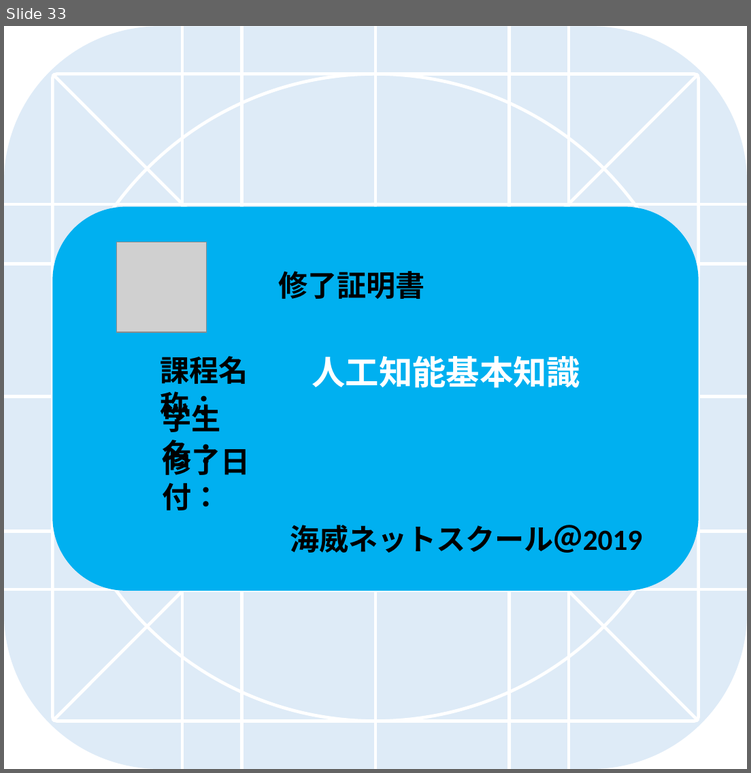
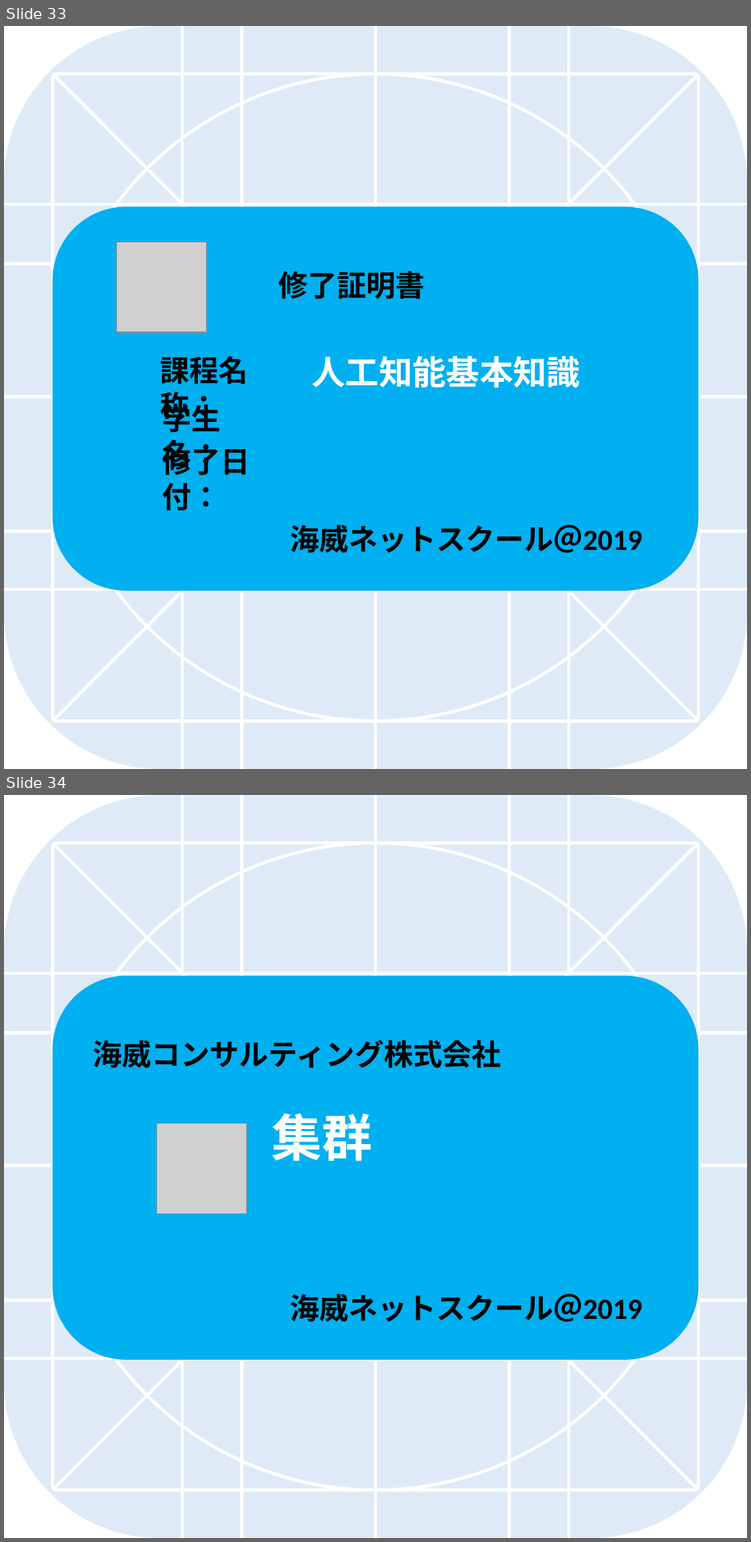
Before and after one commit to tangzitong/wohApp, a slide deck: design/icon-template.pptx. Shown one above the other, each under a label of ours: slide 33 before the commit, slides 33 and 34 after it. The pictures are 751x773 and 751x1542 pixels, drawn with LibreOffice and Linux fonts; fonts in the diff are those of the drawing; grey boxes stand for pictures. Boxes give left, top, right and bottom in pixels: in the first picture for what was removed or moved away, otherwise in the second. Text is boxed around its words. In the diff, an @@ line names an element or a change of style, - is before the commit and + after.

```diff
--- a/design/icon-template.pptx
+++ b/design/icon-template.pptx
@@ slide 34 added at bbox=[4, 795, 747, 1538], background #FFFFFF @@
@@ rounded rectangle added at bbox=[52, 975, 698, 1359], fill #00B0F0 @@
@@ text added at bbox=[92, 1040, 501, 1068], 28 pt, text #000000, bold @@
+海威コンサルティング株式会社
@@ text added at bbox=[271, 1113, 372, 1161], 48 pt, text #FFFFFF, bold @@
+集群
@@ picture added at bbox=[156, 1123, 246, 1213] @@
@@ group added at bbox=[4, 795, 747, 1538]: 12 lines, 5 rounded rectangles @@
@@ text added at bbox=[290, 1293, 642, 1321], 28 pt, text #000000, bold @@
+海威ネットスクール＠2019
```
Also in this commit, not shown: 1 slide changed, 47 other slides added, 49 other files.
